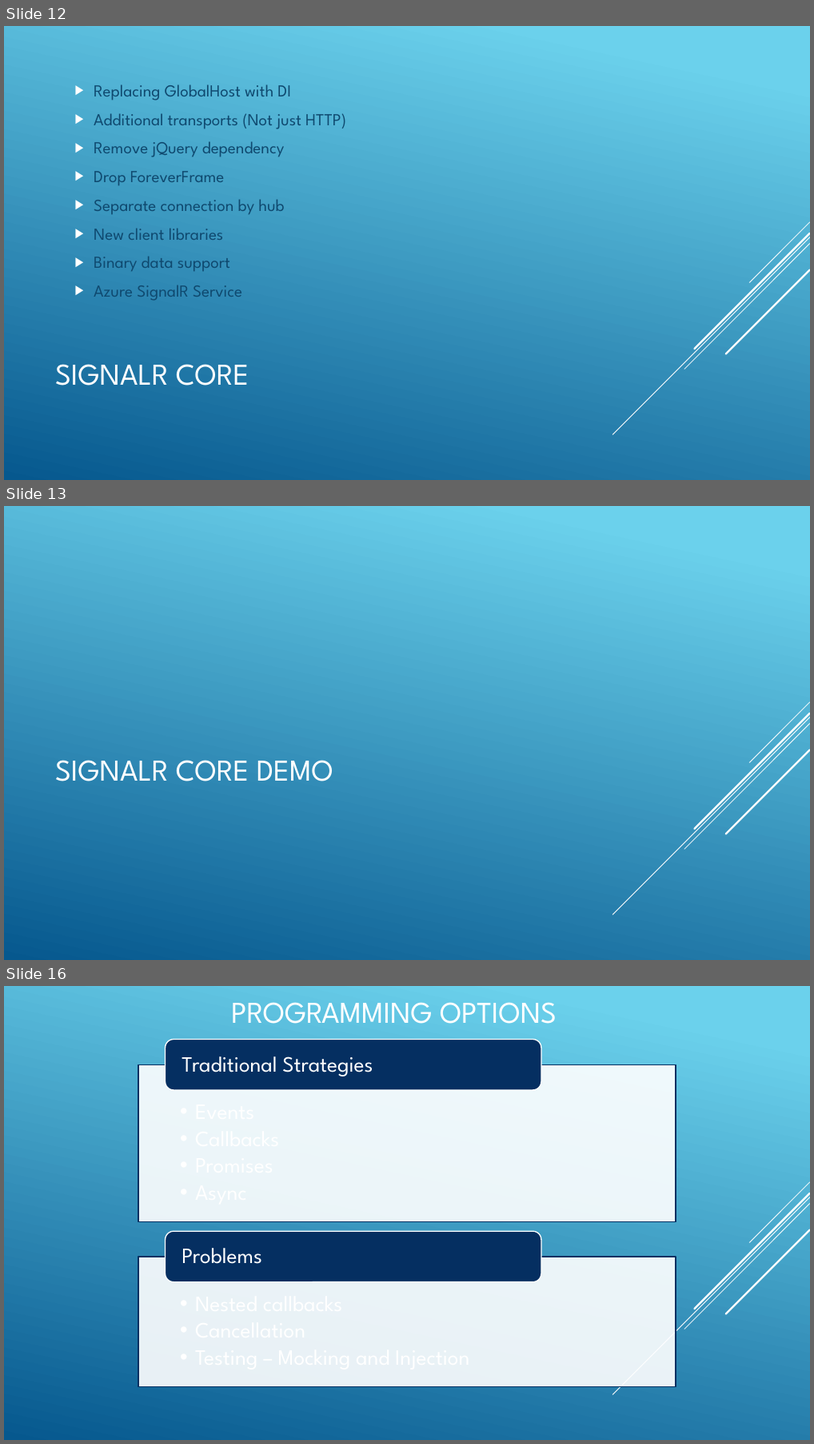
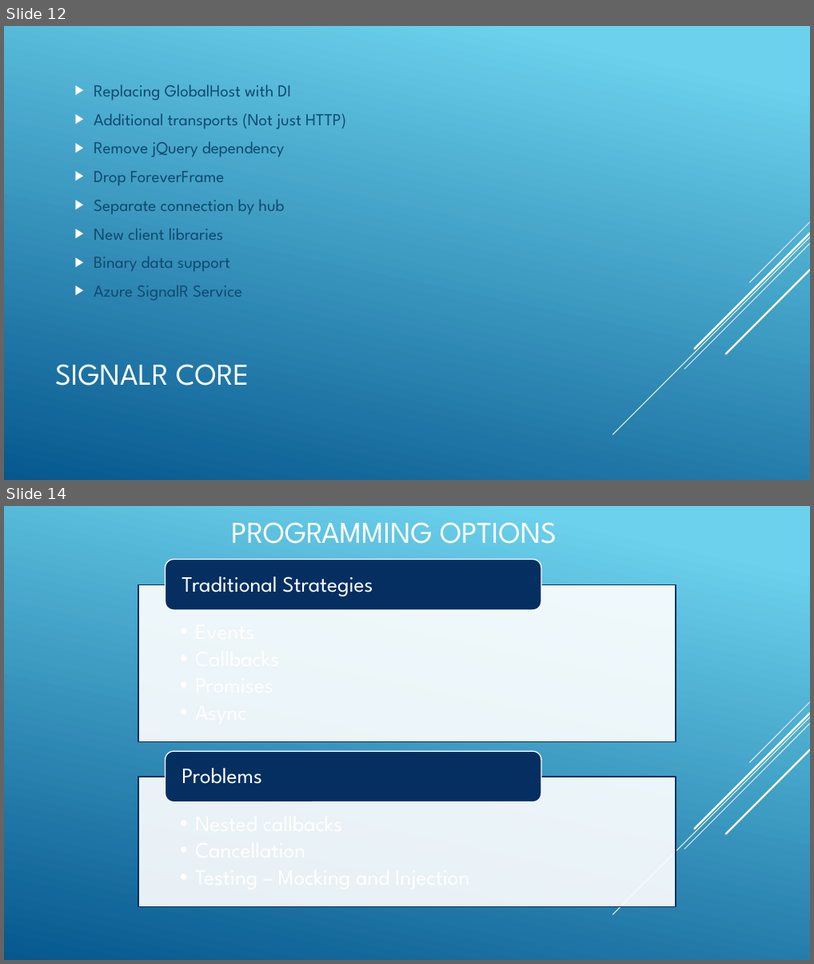
Before and after one commit to jwooley/SignalrRxSamples, a slide deck: Getting Pushy with SignalR and Rx.pptx. Shown one above the other, each under a label of ours: slides 12, 13 and 16 before the commit, slides 12 and 14 after it; the slides between them are not shown. The pictures are 814x1444 and 814x964 pixels, drawn with LibreOffice and Linux fonts; fonts in the diff are those of the drawing. Boxes give left, top, right and bottom in pixels: in the first picture for what was removed or moved away, otherwise in the second. Text is boxed around its words. In the diff, an @@ line names an element or a change of style, - is before the commit and + after.

```diff
--- a/Getting Pushy with SignalR and Rx.pptx
+++ b/Getting Pushy with SignalR and Rx.pptx
@@ slide 13 removed at (4,506,810,960), background gradient #6ED2EB to #06588E; not listed: 5 template elements that a slide beside it also shows @@
@@ title removed at (55,760,334,781) @@
-SIGNALR CORE DEMO
@@ what was slide 16 is now slide 14 @@
```
Also in this commit, not shown: 1 slide changed, 1 other slide removed.
